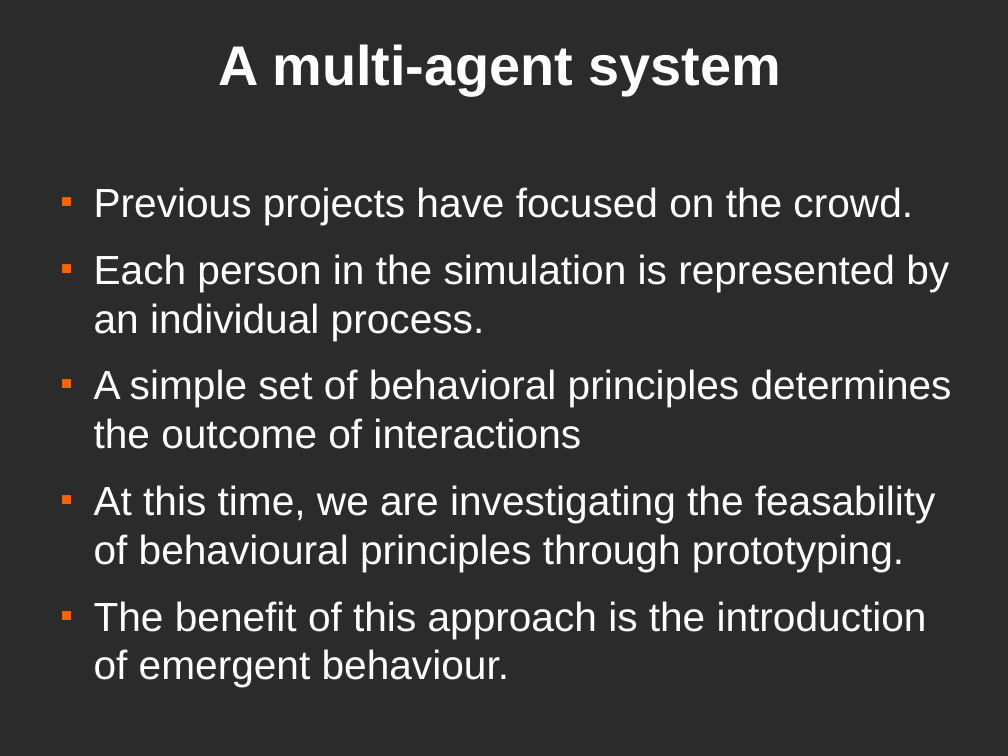
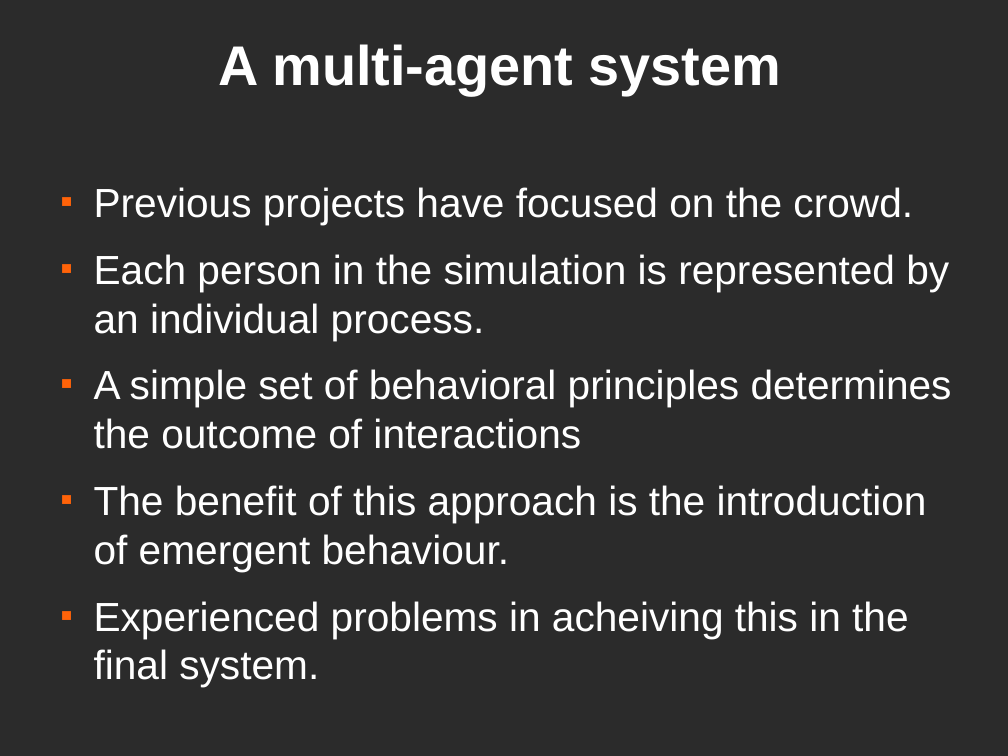
Before and after one commit to dantomosoiu/teamproject, a slide deck: slide 25 of Presentation/TeamProjectPresentationv4.odp. Drawn at 1008x756 pixels with LibreOffice and Linux fonts; fonts in the diff are those of the drawing; background and template pictures are left out; a plain dark background stands for a picture behind light text. Boxes give left, top, right and bottom in pixels: in the first picture for what was removed or moved away, otherwise in the second. Text is boxed around its words. In the diff, an @@ line names an element or a change of style, - is before the commit and + after.

Commit message:
Presentation modified

```diff
--- a/Presentation/TeamProjectPresentationv4.odp
+++ b/Presentation/TeamProjectPresentationv4.odp
@@ text at box(94, 485, 936, 571): paragraph removed @@
-■ At this time, we are investigating the feasability of behavioural principles through prototyping.
@@ text at box(94, 601, 908, 687): paragraph added @@
+■ Experienced problems in acheiving this in the final system.
```
Also in this commit, not shown: 1 other file.
